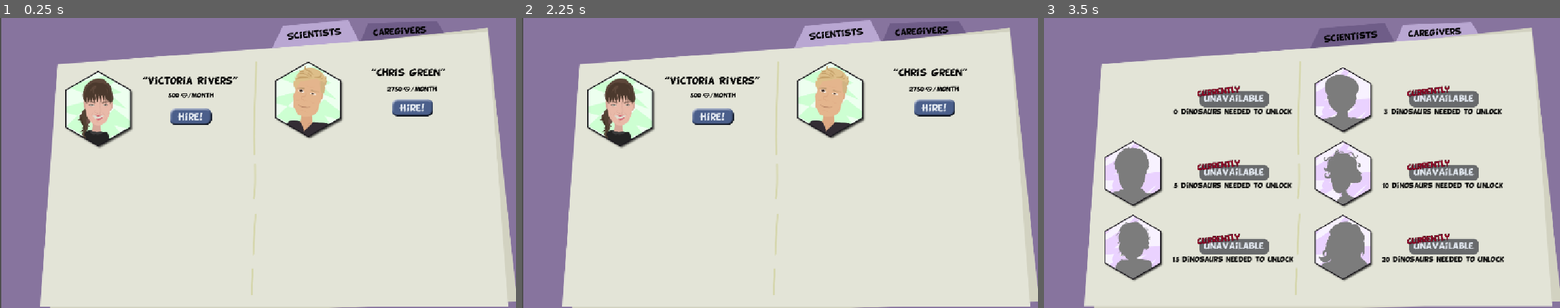
Above: before the commit, frames 1-3 (left to right).
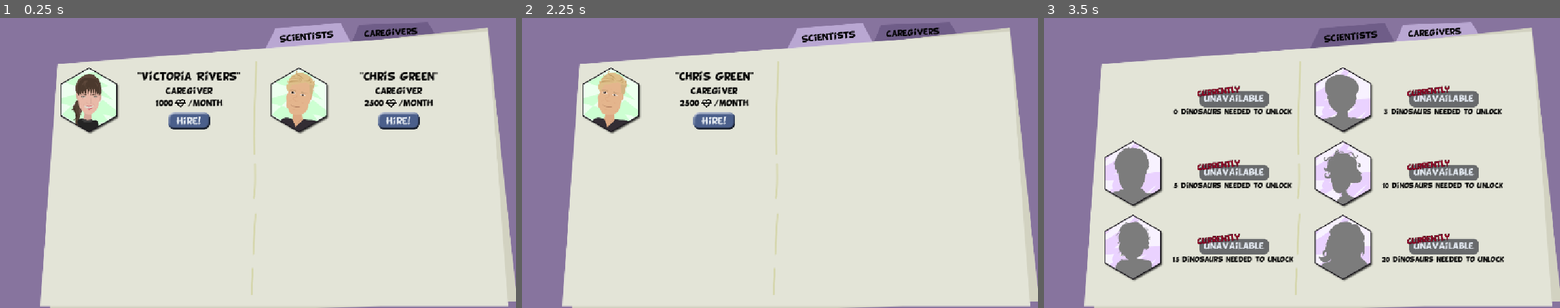
Above: after the commit, the same moments.

Repository: MathrimC/fiftyshadesofprey
Game: Godot game, scene res://scenes/resumes/resumes_caregivers.tscn
Same seed, same stepped clock (60 frames per second), same inputs: the game is played once before the commit and once after it. This scene is started directly instead of the project's main scene.
Inputs (mouse positions are in pixels of both pictures, inside the frame that each line leads up to; where the layout moved, square brackets give the same spot in the first picture):
- Up to frame 1 (0.25 s): no input
- Up to frame 2 (2.25 s): click (831, 35) [836, 32] at 0.5 s; click (914, 35) at 1.27 s; click (712, 119) at 2.02 s
- Up to frame 3 (3.5 s): click (1358, 32) at 2.77 s

The runs differ from the first frame. In frame 1, 8.8% of the frame differs, in the area x 0-99%, y 0-100%; in frame 2, 8.8%; in frame 3, nothing differs.
Error before the commit: Invalid access to property or key 'hired_scientists' on a base object of type 'Nil'. (res://game_manager.gd:54)
Error after the commit: Invalid access to property or key 'hired_staff' on a base object of type 'Nil'. (res://game_manager.gd:66)

Commit message:
hiring caregivers

Diff:
--- a/dinosaur_instance.gd
+++ b/dinosaur_instance.gd
@@ -18,3 +18,17 @@
 
 func get_egg_time_left() -> float:
 	return egg_creation_time + egg_expiration_time - Time.get_unix_time_from_system()
+
+func feed(has_food: bool) -> void:
+	if has_food && (mood == Mood.STARVING || mood == Mood.HUNGRY):
+		# TODO: check enclosure for sadness
+		mood = Mood.HAPPY
+	else:
+		match mood:
+			Mood.STARVING:
+				# TODO:
+				pass
+			Mood.HUNGRY:
+				mood = Mood.STARVING
+			_:
+				mood = Mood.HUNGRY
--- a/game_data.gd
+++ b/game_data.gd
@@ -15,6 +15,7 @@
 @export var birds: Dictionary[Bird.Type, int]
 @export var food: Dictionary[Food.Type, int]
 @export var hired_scientists: Array[Scientist.Type]
+@export var hired_staff: Array[Staff]
 @export var scientist_actions: Dictionary[Scientist.Type, Dictionary]
 @export var egg_creation_counters: Dictionary
 
--- a/game_manager.gd
+++ b/game_manager.gd
@@ -9,6 +9,7 @@
 const month_time_in_sec := 1200
 const day_time_in_sec := 40
 const egg_expiration_time := 15 * 60
+const ticket_limits := [0, 10, 30, 50, 75, 80, 90, 100, 125, 140, 150]
 
 signal scientist_action_started(scientist: Scientist.Type)
 signal scientist_action_ended(scientist: Scientist.Type)
@@ -46,12 +47,23 @@
 	game_data.hired_scientists.append(scientist)
 	game_data.save()
 
+func hire_staff(staff: Staff) -> void:
+	game_data.hired_staff.append(staff)
+	game_data.save()
+
 func fire_scientist(scientist: Scientist.Type) -> void:
 	game_data.hired_scientists.erase(scientist)
 	game_data.save()
 
-func is_hired(scientist: Scientist.Type) -> bool:
+func fire_staff(staff: Staff) -> void:
+	game_data.hired_staff.erase(staff)
+	game_data.save()
+
+func is_scientist_hired(scientist: Scientist.Type) -> bool:
 	return game_data.hired_scientists.has(scientist)
+
+func is_staff_hired(staff: Staff) -> bool:
+	return game_data.hired_staff.has(staff)
 
 func is_available(scientist: Scientist.Type) -> bool:
 	var dinosaur_count := 0
@@ -186,13 +198,16 @@
 func on_day_passed() -> void:
 	print("day passed")
 	var total_visitors: int = 0
+	var dinosaurs: Array[DinosaurInstance]
 	var dinosaur_count: Dictionary
 	var sad_count: Dictionary
 	for enclosure in game_data.enclosures.values():
 		for dinosaur: DinosaurInstance in enclosure.dinosaurs:
+			dinosaurs.append(dinosaur)
 			dinosaur_count[dinosaur.type] = dinosaur_count.get(dinosaur.type,0) + 1
 			if dinosaur.mood == DinosaurInstance.Mood.SAD:
 				sad_count[dinosaur.type] = sad_count.get(dinosaur.type, 0) + 1
+	_feed_dinosaurs(dinosaurs)
 	for dinosaur in dinosaur_count:
 		var dino_visitors := game_manager.game_resources.get_dinosaur(dinosaur).visitors
 		var dino_count = dinosaur_count[dinosaur]
@@ -202,11 +217,51 @@
 		if sad_count.get(dinosaur,0) > 0:
 			dino_visitors /= 2
 		total_visitors += dino_visitors
-	var day_income := game_data.ticket_price * total_visitors
+	var ticket_limit: int = ticket_limits[min(dinosaur_count.size(), ticket_limits.size())]
+	var visitor_penalty := maxf(2 * (game_data.ticket_price as float / ticket_limit as float) - 1, 1.0)
+	var day_income := floori(game_data.ticket_price * (total_visitors / visitor_penalty))
 	game_data.money += day_income
 	game_data.save()
 	money_changed.emit(game_data.money)
 	get_tree().create_timer(day_time_in_sec).timeout.connect(on_day_passed)
+
+func _feed_dinosaurs(dinosaurs: Array[DinosaurInstance]) -> void:
+	var caregivers: Array[Staff] = _get_staff_of_type(Staff.Type.CAREGIVER)
+	var cared_enclosures := 0
+	for caregiver in caregivers:
+		cared_enclosures = caregiver.caregiver_enclosure_limit
+	for enclosure in game_data.enclosures.values():
+		cared_enclosures -= 1
+		for dinosaur: DinosaurInstance in enclosure.dinosaurs:
+			if cared_enclosures < 0:
+				dinosaur.feed(false)
+				break
+			var diet = game_resources.get_dinosaur(dinosaur.type).diet
+			match diet:
+				Dinosaur.Diet.HERBIVORE:
+					_feed_dinosaur(dinosaur, [Food.Type.HERBIVORE, Food.Type.MEGAMIX])
+				Dinosaur.Diet.CARNIVORE:
+					_feed_dinosaur(dinosaur, [Food.Type.CARNIVORE, Food.Type.MEGAMIX])
+				Dinosaur.Diet.OMNIVORE:
+					if game_data.food[Food.Type.CARNIVORE] > game_data.food[Food.Type.HERBIVORE]:
+						_feed_dinosaur(dinosaur, [Food.Type.CARNIVORE, Food.Type.HERBIVORE, Food.Type.MEGAMIX])
+					else:
+						_feed_dinosaur(dinosaur, [Food.Type.CARNIVORE, Food.Type.HERBIVORE, Food.Type.MEGAMIX])
+
+func _feed_dinosaur(dinosaur: DinosaurInstance, food_types: Array[Food.Type]):
+	for type in food_types:
+		if game_data.food.get(type,0) > 0:
+			game_data.food[type] -= 1
+			dinosaur.feed(true)
+			return
+	dinosaur.feed(false)
+
+func _get_staff_of_type(type: Staff.Type) -> Array[Staff]:
+	var filtered_staff: Array[Staff]
+	for staff in game_data.hired_staff:
+		if staff.type == type:
+			filtered_staff.append(staff)
+	return filtered_staff
 
 func on_month_passed() -> void:
 	for scientist in game_data.hired_scientists:
--- a/game_resources.gd
+++ b/game_resources.gd
@@ -3,6 +3,7 @@
 
 
 @export var scientists: Array[Scientist]
+@export var staff: Array[Staff]
 @export var groceries: Array[Grocery]
 @export var birds: Array[Bird]
 @export var dinosaurs: Array[Dinosaur]
@@ -12,6 +13,7 @@
 
 var grocery_dict: Dictionary[Grocery.Type, Grocery]
 var scientist_dict: Dictionary[Scientist.Type, Scientist]
+var staff_dict: Dictionary[Staff.Type, Array]
 var bird_dict: Dictionary[Bird.Type, Bird]
 var dinosaur_dict: Dictionary[Dinosaur.Type, Dinosaur]
 var food_dict: Dictionary[Food.Type, Food]
@@ -24,6 +26,10 @@
 func _init_dicts() -> void:
 	for scientist in scientists:
 		scientist_dict[scientist.type] = scientist
+	for staff_member: Staff in staff:
+		var type_array: Array = staff_dict.get(staff_member.type, [])
+		type_array.append(staff)
+		staff_dict[staff_member.type] = type_array
 	for grocery in groceries:
 		grocery_dict[grocery.type] = grocery
 	for bird in birds:
@@ -36,6 +42,9 @@
 		biome_dict[biome.type] = biome
 	for fence in fences:
 		fence_dict[fence.type] = fence
+
+func get_staff() -> Array[Staff]:
+	return staff
 
 func get_grocery(type: Grocery.Type) -> Grocery:
 	return grocery_dict.get(type, null)
--- a/resources.gd
+++ b/resources.gd
@@ -1,7 +1,7 @@
 class_name Resources
 extends Node
 
-enum Scene {MAIN_MENU, GAME, DINOPARK, BUY, DINOS, STAFF, SC …(268 unchanged characters)… R_LINE, GROCERY_ITEM, SCIENTIST_RESUME, RESUME_EGG, RESUME_FOOD, SCIENTIST_BUTTON, BIRD_LINE, BIOME_BUTTON, FENCE_BUTTON}
+enum Scene {MAIN_MENU, GAME, DINOPARK, BUY, DINOS, STAFF, SC …(268 unchanged characters)… R_LINE, GROCERY_ITEM, SCIENTIST_RESUME, STAFF_RESUME, RESUME_EGG, RESUME_FOOD, SCIENTIST_BUTTON, BIRD_LINE, BIOME_BUTTON, FENCE_BUTTON}
 # enum Scientist { BILL_AYE, DAVE_ABORROW, LINE_GD_TYRONE, CASI_NEUTRON, AIBERT_1STONE, M4R13_CR13 }
 # enum Dinosaur { DIPLODOCUS, STYRACOSAURUS, ANKYLOSAURUS, PTERANODON, SPINOSAURUS, VELOCIRAPTOR, PARASAUROLOPHUS, ALLO …(182 unchanged characters)…
 
@@ -33,6 +33,7 @@
 	Scene.DINOSAUR_LINE: "res://scenes/dinos/dinosaur_line.tscn",
 	Scene.GROCERY_ITEM: "res://scenes/groceries/grocery_item.tscn",
 	Scene.SCIENTIST_RESUME: "res://scenes/resumes/scientist_resume.tscn",
+	Scene.STAFF_RESUME: "res://scenes/resumes/staff_resume.tscn",
 	Scene.RESUME_EGG: "res://scenes/resumes/resume_egg.tscn",
 	Scene.RESUME_FOOD: "res://scenes/resumes/resume_egg.tscn",
 	Scene.SCIENTIST_BUTTON: "res://scenes/science/scientist_button.tscn",
--- a/resources/game_resources.tres
+++ b/resources/game_resources.tres
@@ -58,10 +58,14 @@
 [ext_resource type="Resource" uid="uid://cuucy4ao550e3" path="res://resources/scientists/m4r13_cr13.tres" id="48_03l8l"]
 [ext_resource type="Resource" uid="uid://ba3wkj673bwc6" path="res://resources/scientists/sir_casi_neutron.tres" id="49_0s74f"]
 [ext_resource type="Script" uid="uid://dwawm8v4mffrp" path="res://game_resources.gd" id="50_531sr"]
+[ext_resource type="Script" uid="uid://dbkong3go87my" path="res://resources/staff/staff.gd" id="59_07g1a"]
+[ext_resource type="Resource" uid="uid://dm0yfhuu05gf1" path="res://resources/staff/victoria_rivers.tres" id="60_lq2et"]
+[ext_resource type="Resource" uid="uid://cfnsx41ju8xss" path="res://resources/staff/chris_green.tres" id="61_16782"]
 
 [resource]
 script = ExtResource("50_531sr")
 scientists = Array[ExtResource("43_duyrr")]([ExtResource("44_m4swt"), ExtResource("45_spl8i"), ExtResource("46_sa4y6"), ExtResource("47_xgtvf"), ExtResource("48_03l8l"), ExtResource("49_0s74f")])
+staff = Array[ExtResource("59_07g1a")]([ExtResource("60_lq2et"), ExtResource("61_16782")])
 groceries = Array[ExtResource("37_56hb4")]([ExtResource("38_ha2m7"), ExtResource("39_5ddic"), ExtResource("40_ic833"), ExtResource("41_ouvuo"), ExtResource("42_vfei8")])
 birds = Array[ExtResource("1_au0j2")]([ExtResource("2_0mi4h"), ExtResource("3_ik2tt"), ExtResource("4_oc54q"), ExtResource("5_862m5"), ExtResource("6_if10h"), ExtResource("7_4rymd"), ExtResource("8_1tumx"), ExtResource("9_0ky7i"), ExtResource("10_mvbch"), ExtResource("11_tukvs")])
 dinosaurs = Array[ExtResource("12_07g1a")]([ExtResource("13_lq2et"), ExtResource("14_16782"), ExtResource("15_q857d"),  …(425 unchanged characters)…
--- /dev/null
+++ b/resources/staff/chris_green.tres
@@ -0,0 +1,13 @@
+[gd_resource type="Resource" script_class="Staff" load_steps=3 format=3 uid="uid://cfnsx41ju8xss"]
+
+[ext_resource type="Script" uid="uid://dbkong3go87my" path="res://resources/staff/staff.gd" id="1_ed2ju"]
+[ext_resource type="Texture2D" uid="uid://ccn7ai58lbvk4" path="res://img/employees/Chris_green_icon.png" id="2_ed2ju"]
+
+[resource]
+script = ExtResource("1_ed2ju")
+name = "Chris Green"
+type = 0
+wage = 2500
+caregiver_enclosure_limit = 10
+texture = ExtResource("2_ed2ju")
+metadata/_custom_type_script = "uid://dbkong3go87my"
--- /dev/null
+++ b/resources/staff/staff.gd
@@ -0,0 +1,10 @@
+class_name Staff
+extends Resource
+
+enum Type { CAREGIVER, RUNNER, MECHANIC, EGG_VENDOR, SECURITY, RESTAURANT_WORKER, GIFT_SHOP_WORKER }
+
+@export var name: String
+@export var type: Type
+@export var wage: int
+@export var caregiver_enclosure_limit: int
+@export var texture: Texture
--- /dev/null
+++ b/resources/staff/victoria_rivers.tres
@@ -0,0 +1,13 @@
+[gd_resource type="Resource" script_class="Staff" load_steps=3 format=3 uid="uid://dm0yfhuu05gf1"]
+
+[ext_resource type="Script" uid="uid://dbkong3go87my" path="res://resources/staff/staff.gd" id="1_wor84"]
+[ext_resource type="Texture2D" uid="uid://bwhlfq2h4fxhb" path="res://img/employees/Victoria_Rivers_icon.png" id="2_c8wfd"]
+
+[resource]
+script = ExtResource("1_wor84")
+name = "Victoria Rivers"
+type = 0
+wage = 1000
+caregiver_enclosure_limit = 4
+texture = ExtResource("2_c8wfd")
+metadata/_custom_type_script = "uid://dbkong3go87my"
--- a/scenes/resumes/hire.gd
+++ b/scenes/resumes/hire.gd
@@ -2,10 +2,6 @@
 
 @export var scientist: Scientist.Type
 
-func _ready() -> void:
-	if game_manager.is_hired(scientist):
-		self.hide()
-
 func _on_pressed() -> void:
 	game_manager.hire_scientist(scientist)
 	self.hide()
--- /dev/null
+++ b/scenes/resumes/resumes_caregivers.gd
@@ -0,0 +1,14 @@
+class_name ResumesStaff
+extends Control
+
+@export var container: Container
+
+func _ready() -> void:
+	_refresh.call_deferred()
+
+func _refresh() -> void:
+	for staff: Staff in game_manager.game_resources.get_staff():
+		if !game_manager.is_staff_hired(staff):
+			var resume: StaffResume = load(Resources.scenes[Resources.Scene.STAFF_RESUME]).instantiate()
+			resume.staff = staff
+			container.add_child(resume)
--- a/scenes/resumes/resumes_caregivers.tscn
+++ b/scenes/resumes/resumes_caregivers.tscn
@@ -1,8 +1,10 @@
-[gd_scene load_steps=14 format=3 uid="uid://cs1ockto2d0o8"]
+[gd_scene load_steps=16 format=3 uid="uid://cs1ockto2d0o8"]
 
 [ext_resource type="Texture2D" uid="uid://b3kwmxjbx1tgh" path="res://img/buy/background_resumes.png" id="1_53088"]
+[ext_resource type="Script" uid="uid://dt7476m7q6xou" path="res://scenes/resumes/resumes_caregivers.gd" id="1_ieklu"]
 [ext_resource type="Texture2D" uid="uid://6blyqi3jo5fr" path="res://img/buy/button_resumes_caregivers_active.png" id="2_xpies"]
 [ext_resource type="Texture2D" uid="uid://7qmbddatqaku" path="res://img/buy/button_resumes_scientists.png" id="3_mhnjb"]
+[ext_resource type="Texture2D" uid="uid://bq1sc22qknyml" path="res://img/buy/button_resumes_caregivers.png" id="4_ieklu"]
 [ext_resource type="Texture2D" uid="uid://dulacu0ne7d56" path="res://img/buy/background_resumes_paper.png" id="4_td4p5"]
 [ext_resource type="Script" uid="uid://b5kc0phkrx6bv" path="res://scenes/resumes/resumes_tab.gd" id="4_udg45"]
 [ext_resource type="Texture2D" uid="uid://ccn7ai58lbvk4" path="res://img/employees/Chris_green_icon.png" id="5_rd71i"]
@@ -14,42 +16,110 @@
 [ext_resource type="Texture2D" uid="uid://danm6y360fnsg" path="res://img/buy/hire.png" id="13_hyhr5"]
 [ext_resource type="Texture2D" uid="uid://08snadb2d1fu" path="res://img/buy/hire_active.png" id="14_o4lah"]
 
-[node name="Node2D" type="Node2D"]
+[node name="ResumesStaff" type="Control" node_paths=PackedStringArray("container")]
+layout_mode = 3
+anchors_preset = 15
+anchor_right = 1.0
+anchor_bottom = 1.0
+grow_horizontal = 2
+grow_vertical = 2
+script = ExtResource("1_ieklu")
+container = NodePath("MarginContainer/GridContainer")
+
+[node name="BackgroundResumes2" type="TextureRect" parent="."]
+layout_mode = 1
+anchors_preset = 15
+anchor_right = 1.0
+anchor_bottom = 1.0
+grow_horizontal = 2
+grow_vertical = 2
+texture = ExtResource("1_53088")
+expand_mode = 1
+stretch_mode = 5
+
+[node name="ButtonResumesScientists" type="TextureButton" parent="."]
+layout_mode = 0
+offset_left = 590.0
+offset_top = 10.0
+offset_right = 787.0
+offset_bottom = 72.0
+texture_normal = ExtResource("3_mhnjb")
+script = ExtResource("4_udg45")
+scene = 9
+
+[node name="ButtonResumesCaregivers" type="TextureButton" parent="."]
+layout_mode = 0
+offset_left = 779.0
+offset_top = 9.0
+offset_right = 981.0
+offset_bottom = 67.0
+toggle_mode = true
+button_pressed = true
+texture_normal = ExtResource("4_ieklu")
+texture_pressed = ExtResource("2_xpies")
+script = ExtResource("4_udg45")
+scene = 10
+
+[node name="BackgroundResumesPaper2" type="TextureRect" parent="."]
+layout_mode = 0
+offset_left = 89.0
+offset_top = 21.0
+offset_right = 1151.0
+offset_bottom = 650.0
+mouse_filter = 2
+texture = ExtResource("4_td4p5")
+
+[node name="MarginContainer" type="MarginContainer" parent="."]
+layout_mode = 1
+anchors_preset = 15
+anchor_right = 1.0
+anchor_bottom = 1.0
+grow_horizontal = 2
+grow_vertical = 2
+mouse_filter = 2
+theme_override_constants/margin_left = 125
+theme_override_constants/margin_top = 110
+theme_override_constants/margin_right = 120
+theme_override_constants/margin_bottom = 60
+
+[node name="GridContainer" type="GridContainer" parent="MarginContainer"]
+layout_mode = 2
+theme_override_constants/h_separation = 30
+theme_override_constants/v_separation = 15
+columns = 2
 
 [node name="BackgroundResumes" type="Sprite2D" parent="."]
+visible = false
 position = Vector2(578, 323)
 texture = ExtResource("1_53088")
 
 [node name="ButtonResumesCaregiversActive" type="Sprite2D" parent="."]
+visible = false
 position = Vector2(900, 35)
 texture = ExtResource("2_xpies")
 
-[node name="ButtonResumesScientists" type="TextureButton" parent="."]
-offset_left = 607.0
-offset_top = 4.0
-offset_right = 804.0
-offset_bottom = 66.0
-texture_normal = ExtResource("3_mhnjb")
-script = ExtResource("4_udg45")
-scene = 9
-
 [node name="BackgroundResumesPaper" type="Sprite2D" parent="."]
+visible = false
 position = Vector2(620, 336)
 texture = ExtResource("4_td4p5")
 
 [node name="ChrisGreenIcon" type="Sprite2D" parent="."]
+visible = false
 position = Vector2(690, 184)
 texture = ExtResource("5_rd71i")
 
 [node name="VictoriaRiversIcon" type="Sprite2D" parent="."]
+visible = false
 position = Vector2(221, 205)
 texture = ExtResource("6_6rgg2")
 
 [node name="PriceBill" type="Sprite2D" parent="."]
+visible = false
 position = Vector2(426, 173)
 texture = ExtResource("7_8cj3k")
 
 [node name="Hire" type="Sprite2D" parent="."]
+visible = false
 position = Vector2(425, 220)
 texture = ExtResource("13_hyhr5")
 
@@ -59,6 +129,7 @@
 texture = ExtResource("14_o4lah")
 
 [node name="Hire2" type="Sprite2D" parent="."]
+visible = false
 position = Vector2(920, 200)
 texture = ExtResource("13_hyhr5")
 
@@ -68,15 +139,19 @@
 texture = ExtResource("14_o4lah")
 
 [node name="PriceChris" type="Sprite2D" parent="."]
+visible = false
 position = Vector2(920, 158)
 texture = ExtResource("10_lpl28")
 
 [node name="NameCaregiverChris" type="Sprite2D" parent="."]
+visible = false
 position = Vector2(913, 123)
 texture = ExtResource("11_ij1vj")
 
 [node name="NameCaregiverVictoria" type="Sprite2D" parent="."]
+visible = false
 position = Vector2(426, 142)
 texture = ExtResource("12_jbfgt")
 
 [connection signal="pressed" from="ButtonResumesScientists" to="ButtonResumesScientists" method="_on_pressed"]
+[connection signal="pressed" from="ButtonResumesCaregivers" to="ButtonResumesCaregivers" method="_on_pressed"]
--- a/scenes/resumes/resumes_scientists.gd
+++ b/scenes/resumes/resumes_scientists.gd
@@ -5,7 +5,7 @@
 
 func _ready() -> void:
 	for scientist in Scientist.Type.values():
-		if !game_manager.is_hired(scientist):
+		if !game_manager.is_scientist_hired(scientist):
 			var resume: ScientistResume = load(Resources.scenes[Resources.Scene.SCIENTIST_RESUME]).instantiate()
 			resume.scientist = scientist
 			container.add_child(resume)
--- /dev/null
+++ b/scenes/resumes/staff_resume.gd
@@ -0,0 +1,25 @@
+class_name StaffResume
+extends Control
+
+@export var icon: TextureRect
+@export var staff_name: Label
+@export var function: Label
+@export var wage: Label
+@export var available: Container
+@export var unavailable: Container
+@export var unlock_condition: Label
+
+var staff: Staff
+
+func _ready() -> void:
+	refresh()
+
+func _on_hire_pressed() -> void:
+	game_manager.hire_staff(staff)
+	self.hide()
+
+func refresh() -> void:
+	icon.texture = staff.texture
+	staff_name.text = "\"%s\"" % staff.name
+	function.text = Staff.Type.keys()[staff.type].capitalize()
+	wage.text = "%s" % staff.wage
--- /dev/null
+++ b/scenes/resumes/staff_resume.tscn
@@ -0,0 +1,133 @@
+[gd_scene load_steps=9 format=3 uid="uid://biokigs5ksths"]
+
+[ext_resource type="Script" uid="uid://df3rprns0olra" path="res://scenes/resumes/staff_resume.gd" id="1_715hf"]
+[ext_resource type="Texture2D" uid="uid://bwhlfq2h4fxhb" path="res://img/employees/Victoria_Rivers_icon.png" id="2_lpu7h"]
+[ext_resource type="FontFile" uid="uid://vsi8lyvf8fc3" path="res://fonts/BD_Cartoon_Shout.ttf" id="3_gqwls"]
+[ext_resource type="Texture2D" uid="uid://b0dfdhu4adrh" path="res://img/buy/money.png" id="4_kh36u"]
+[ext_resource type="Theme" uid="uid://d153qfgnveiau" path="res://cartoon_theme.tres" id="5_s8u4o"]
+[ext_resource type="Texture2D" uid="uid://danm6y360fnsg" path="res://img/buy/hire.png" id="6_bkxk3"]
+[ext_resource type="Texture2D" uid="uid://08snadb2d1fu" path="res://img/buy/hire_active.png" id="7_nkpcp"]
+[ext_resource type="Texture2D" uid="uid://bd7i7nbi23wxy" path="res://img/buy/unavailable.png" id="8_k7h05"]
+
+[node name="StaffResume" type="Control" node_paths=PackedStringArray("icon", "staff_name", "function", "wage", "available", "unavailable", "unlock_condition")]
+custom_minimum_size = Vector2(380, 150)
+layout_mode = 3
+anchors_preset = 15
+anchor_right = 1.0
+anchor_bottom = 1.0
+offset_right = -772.0
+offset_bottom = -498.0
+grow_horizontal = 2
+grow_vertical = 2
+size_flags_horizontal = 3
+size_flags_vertical = 4
+script = ExtResource("1_715hf")
+icon = NodePath("HBoxContainer/Icon")
+staff_name = NodePath("HBoxContainer/Available/Name")
+function = NodePath("HBoxContainer/Available/VBoxContainer/Function")
+wage = NodePath("HBoxContainer/Available/VBoxContainer/HBoxContainer/Wage")
+available = NodePath("HBoxContainer/Available")
+unavailable = NodePath("HBoxContainer/Unavailable")
+unlock_condition = NodePath("HBoxContainer/Unavailable/UnlockCondition")
+
+[node name="HBoxContainer" type="HBoxContainer" parent="."]
+layout_mode = 1
+anchors_preset = 15
+anchor_right = 1.0
+anchor_bottom = 1.0
+grow_horizontal = 2
+grow_vertical = 2
+
+[node name="Icon" type="TextureRect" parent="HBoxContainer"]
+custom_minimum_size = Vector2(150, 0)
+layout_mode = 2
+size_flags_horizontal = 4
+texture = ExtResource("2_lpu7h")
+expand_mode = 1
+stretch_mode = 5
+
+[node name="Available" type="VBoxContainer" parent="HBoxContainer"]
+layout_mode = 2
+size_flags_horizontal = 3
+size_flags_vertical = 4
+theme_override_constants/separation = 10
+
+[node name="Name" type="Label" parent="HBoxContainer/Available"]
+layout_mode = 2
+theme_override_colors/font_color = Color(0, 0, 0, 1)
+theme_override_fonts/font = ExtResource("3_gqwls")
+theme_override_font_sizes/font_size = 20
+text = "Name"
+horizontal_alignment = 1
+
+[node name="VBoxContainer" type="VBoxContainer" parent="HBoxContainer/Available"]
+layout_mode = 2
+theme_override_constants/separation = 8
+
+[node name="Function" type="Label" parent="HBoxContainer/Available/VBoxContainer"]
+layout_mode = 2
+theme = ExtResource("5_s8u4o")
+theme_override_colors/font_color = Color(0, 0, 0, 1)
+theme_override_font_sizes/font_size = 16
+text = "Function"
+horizontal_alignment = 1
+vertical_alignment = 1
+
+[node name="HBoxContainer" type="HBoxContainer" parent="HBoxContainer/Available/VBoxContainer"]
+layout_mode = 2
+alignment = 1
+
+[node name="Wage" type="Label" parent="HBoxContainer/Available/VBoxContainer/HBoxContainer"]
+layout_mode = 2
+theme_override_colors/font_color = Color(0, 0, 0, 1)
+theme_override_fonts/font = ExtResource("3_gqwls")
+theme_override_font_sizes/font_size = 16
+text = "wage"
+horizontal_alignment = 1
+vertical_alignment = 1
+
+[node name="MoneyIcon" type="TextureRect" parent="HBoxContainer/Available/VBoxContainer/HBoxContainer"]
+custom_minimum_size = Vector2(25, 0)
+layout_mode = 2
+texture = ExtResource("4_kh36u")
+expand_mode = 1
+stretch_mode = 4
+
+[node name="Costtype" type="Label" parent="HBoxContainer/Available/VBoxContainer/HBoxContainer"]
+layout_mode = 2
+theme = ExtResource("5_s8u4o")
+theme_override_colors/font_color = Color(0, 0, 0, 1)
+theme_override_font_sizes/font_size = 16
+text = "/month"
+
+[node name="Hire" type="TextureButton" parent="HBoxContainer/Available"]
+layout_mode = 2
+size_flags_horizontal = 4
+texture_normal = ExtResource("6_bkxk3")
+texture_pressed = ExtResource("7_nkpcp")
+
+[node name="Unavailable" type="VBoxContainer" parent="HBoxContainer"]
+visible = false
+layout_mode = 2
+size_flags_horizontal = 3
+size_flags_vertical = 4
+
+[node name="TextureRect" type="TextureRect" parent="HBoxContainer/Unavailable"]
+custom_minimum_size = Vector2(0, 47)
+layout_mode = 2
+texture = ExtResource("8_k7h05")
+expand_mode = 1
+stretch_mode = 5
+
+[node name="UnlockCondition" type="Label" parent="HBoxContainer/Unavailable"]
+custom_minimum_size = Vector2(170, 0)
+layout_mode = 2
+theme_override_colors/font_color = Color(0, 0, 0, 1)
+theme_override_fonts/font = ExtResource("3_gqwls")
+theme_override_font_sizes/font_size = 13
+text = "3 dinosaurs needed to unlock"
+horizontal_alignment = 1
+vertical_alignment = 1
+autowrap_mode = 2
+
+[connection signal="pressed" from="HBoxContainer/Available/Hire" to="." method="_on_hire_pressed"]
Not shown, added: img/general/cursor_glow.png.import
Not shown: 1 places in resources/game_resources.tres that only renumber resources
Not shown, added: resources/staff/staff.gd.uid
Not shown, added: scenes/resumes/resumes_caregivers.gd.uid
Not shown, added: scenes/resumes/staff_resume.gd.uid
